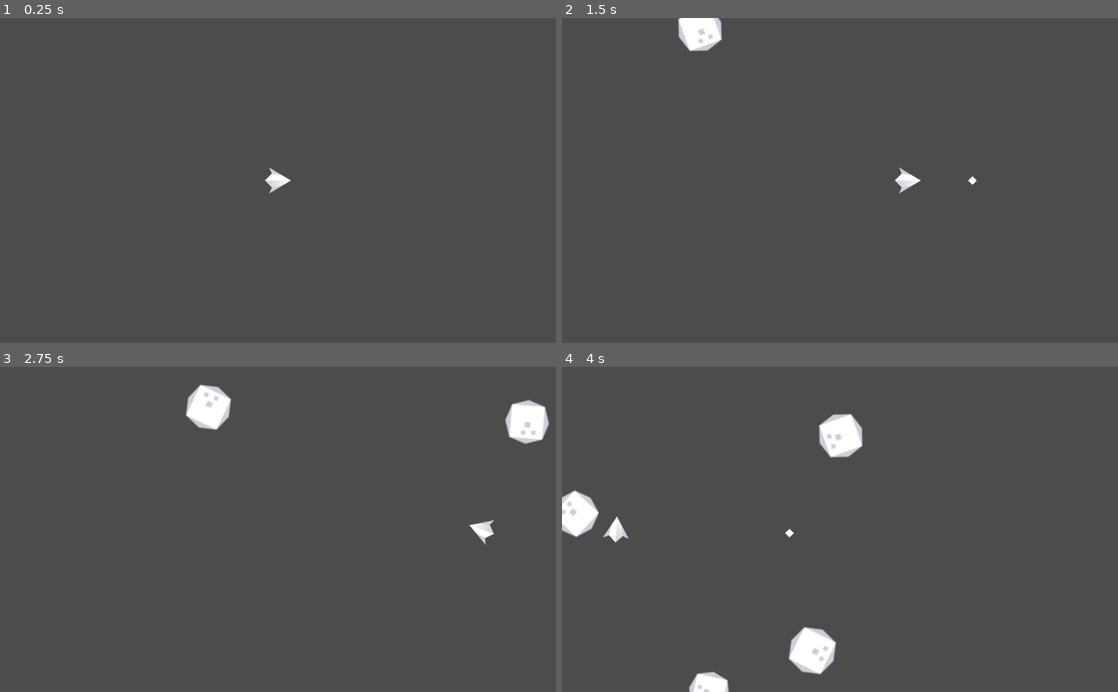
Above: before the commit, frames 1-4 (two rows, left to right).
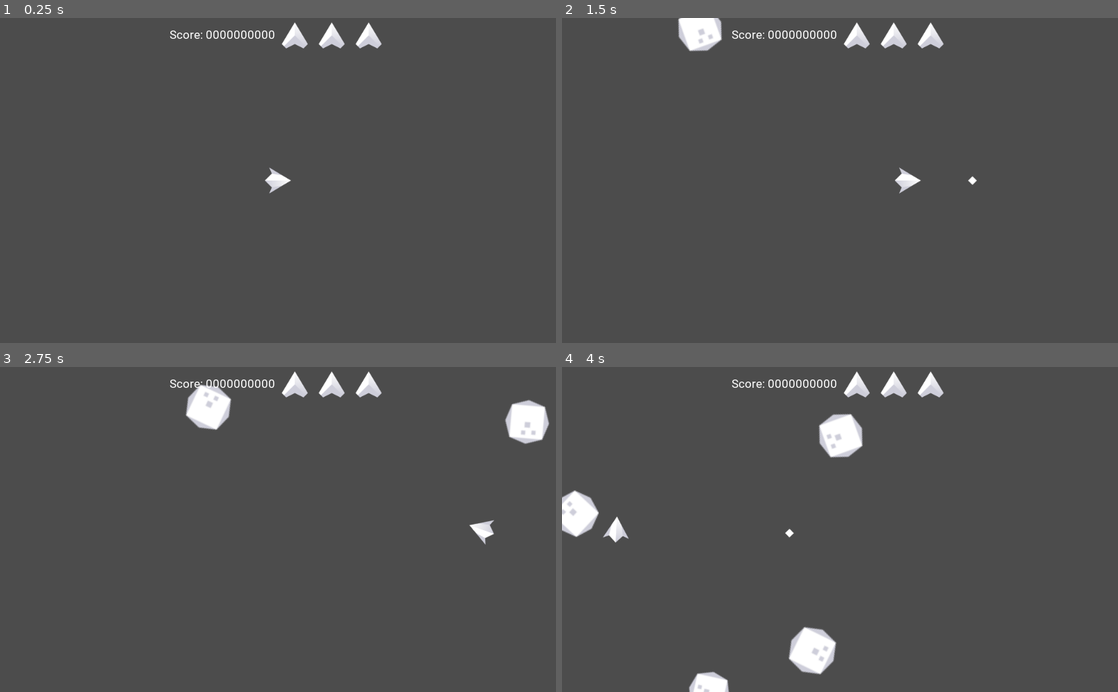
Above: after the commit, the same moments.

Repository: wokeraccoon/godot-asteroids
Game: Godot game, scene res://Main.tscn
The game is run twice, just before and just after one commit, with the same random seed, the same clock (stepped at 60 frames per second) and the same inputs.
Inputs:
- Up to frame 1 (0.25 s): no input
- Up to frame 2 (1.5 s): tap Enter at 0.5 s; hold W (accelerate) from 0.53 s (still down); tap Space (shoot) at 0.6, 1.35 s
- Up to frame 3 (2.75 s): release W (accelerate) at 2.03 s; hold A (left) from 2.03 s (still down); tap Space (shoot) at 2.1 s
- Up to frame 4 (4 s): keep holding A (left); tap Space (shoot) at 2.85, 3.6 s

The runs differ from the first frame. In frame 1, 0.8% of the frame differs, in the area x 30-69%, y 1-10%; in frame 2, 0.8%; in frame 3, 0.8%; in frame 4, 0.8%.

Commit message:
Started work on UI

Diff:
--- a/GlobalAsteroid.gd
+++ b/GlobalAsteroid.gd
@@ -4,8 +4,6 @@
 var speed
 var screen_size
 var random_scale
-
-var random = RandomNumberGenerator.new()
 
 func _ready():
 	screen_size = get_viewport_rect().size
--- a/Main.gd
+++ b/Main.gd
@@ -2,14 +2,16 @@
 
 export (PackedScene) var asteroid
 
-var random = RandomNumberGenerator.new()
+var random =  RandomNumberGenerator.new()
 var screen_size
 
 func _ready():
+
 	screen_size = get_viewport_rect().size
 	randomize()
 
 func generate_asteroid():
+
 	var ast = asteroid.instance()
 	add_child(ast)
 
--- a/Main.tscn
+++ b/Main.tscn
@@ -1,8 +1,9 @@
-[gd_scene load_steps=4 format=2]
+[gd_scene load_steps=5 format=2]
 
 [ext_resource path="res://PlayerShip.tscn" type="PackedScene" id=1]
 [ext_resource path="res://Main.gd" type="Script" id=2]
 [ext_resource path="res://BigAsteroid.tscn" type="PackedScene" id=3]
+[ext_resource path="res://UI.tscn" type="PackedScene" id=4]
 
 [node name="Main" type="Node2D"]
 script = ExtResource( 2 )
@@ -14,4 +15,6 @@
 [node name="Timer" type="Timer" parent="."]
 autostart = true
 
+[node name="UI" parent="." instance=ExtResource( 4 )]
+
 [connection signal="timeout" from="Timer" to="." method="_on_Timer_timeout"]
--- a/SmallAsteroid.gd
+++ b/SmallAsteroid.gd
@@ -2,6 +2,8 @@
 
 func _ready():
 	speed = rand_range(2,3) * 50
+	random_scale =  rand_range(0.5,1)
+	scale = Vector2(random_scale,random_scale)
 
 func _on_SmallAsteroid_area_entered(area):
 	queue_free()
--- /dev/null
+++ b/UI.tscn
@@ -0,0 +1,55 @@
+[gd_scene load_steps=4 format=2]
+
+[ext_resource path="res://Assets/Roboto-Regular.ttf" type="DynamicFontData" id=1]
+[ext_resource path="res://Assets/ship_E.png" type="Texture" id=2]
+
+[sub_resource type="DynamicFont" id=1]
+size = 22
+font_data = ExtResource( 1 )
+
+[node name="UI" type="CanvasLayer"]
+layer = 2
+
+[node name="MarginContainer" type="MarginContainer" parent="."]
+anchor_right = 1.0
+__meta__ = {
+"_edit_use_anchors_": false
+}
+
+[node name="HBoxContainer2" type="HBoxContainer" parent="MarginContainer"]
+margin_right = 1024.0
+margin_bottom = 64.0
+alignment = 1
+
+[node name="Score" type="Label" parent="MarginContainer/HBoxContainer2"]
+margin_left = 316.0
+margin_top = 18.0
+margin_right = 503.0
+margin_bottom = 45.0
+custom_fonts/font = SubResource( 1 )
+text = "Score: 0000000000"
+
+[node name="HBoxContainer" type="HBoxContainer" parent="MarginContainer/HBoxContainer2"]
+margin_left = 507.0
+margin_right = 707.0
+margin_bottom = 64.0
+
+[node name="LiveIndicator" type="TextureRect" parent="MarginContainer/HBoxContainer2/HBoxContainer"]
+margin_right = 64.0
+margin_bottom = 64.0
+texture = ExtResource( 2 )
+
+[node name="LiveIndicator2" type="TextureRect" parent="MarginContainer/HBoxContainer2/HBoxContainer"]
+margin_left = 68.0
+margin_right = 132.0
+margin_bottom = 64.0
+texture = ExtResource( 2 )
+
+[node name="LiveIndicator3" type="TextureRect" parent="MarginContainer/HBoxContainer2/HBoxContainer"]
+margin_left = 136.0
+margin_right = 200.0
+margin_bottom = 64.0
+texture = ExtResource( 2 )
+__meta__ = {
+"_edit_use_anchors_": false
+}
Binary file added: Assets/Roboto-Regular.ttf
